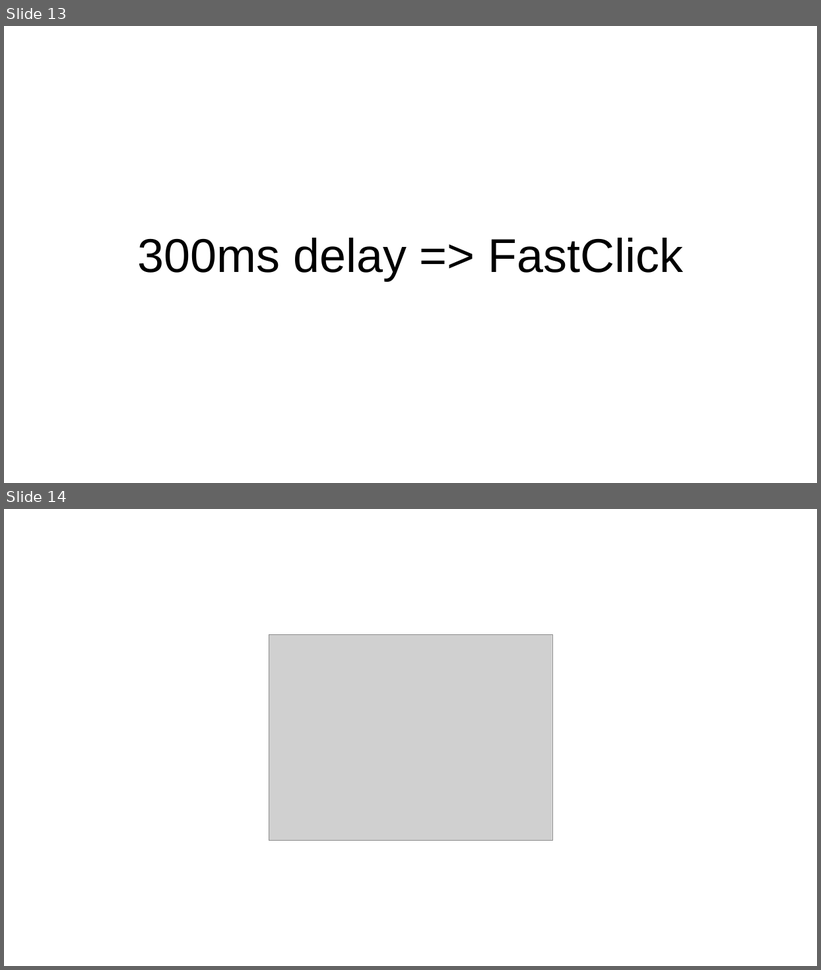
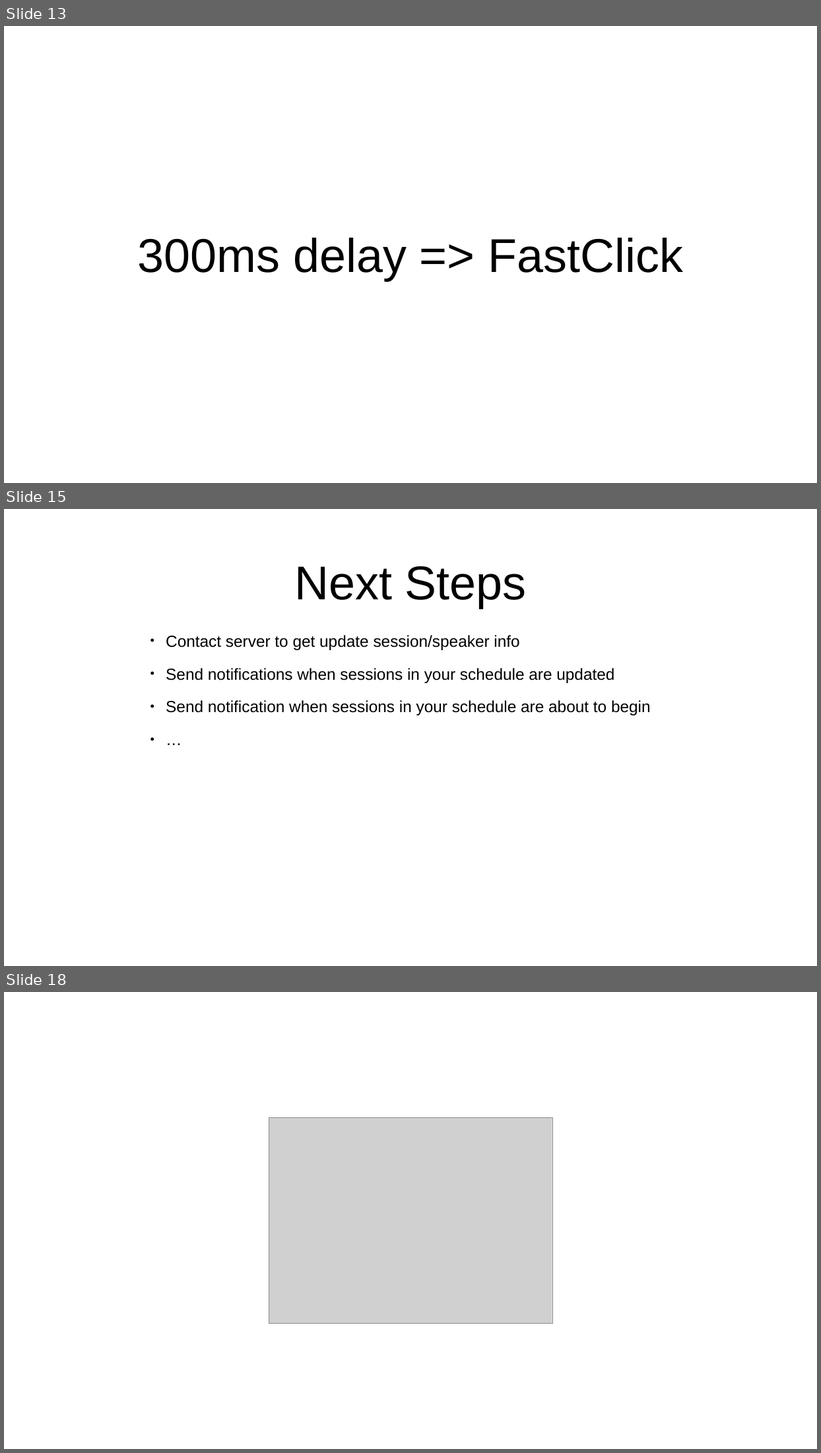
Before and after one commit to asunar/ThatConf, a slide deck: speakerSlides.pptx. Shown one above the other, each under a label of ours: slides 13 and 14 before the commit, slides 13, 15 and 18 after it; the slides between them are not shown. The pictures are 821x970 and 821x1453 pixels, drawn with LibreOffice and Linux fonts; fonts in the diff are those of the drawing; grey boxes stand for pictures; background and template pictures are left out. Boxes give left, top, right and bottom in pixels: in the first picture for what was removed or moved away, otherwise in the second. Text is boxed around its words. In the diff, an @@ line names an element or a change of style, - is before the commit and + after.

Commit message:
Updated slides

```diff
--- a/speakerSlides.pptx
+++ b/speakerSlides.pptx
@@ slide 15 added at (4,509,817,966), background #FFFFFF @@
@@ title added at (294,566,527,608), 112 pt, text #000000 @@
+Next Steps
@@ text added at (166,635,651,716), 38 pt, text #000000 @@
+• Contact server to get update session/speaker info
+• Send notifications when sessions in your schedule are updated
+• Send notification when sessions in your schedule are about to begin
+• …
@@ what was slide 14 is now slide 18 @@
```
Also in this commit, not shown: 3 other slides added.
